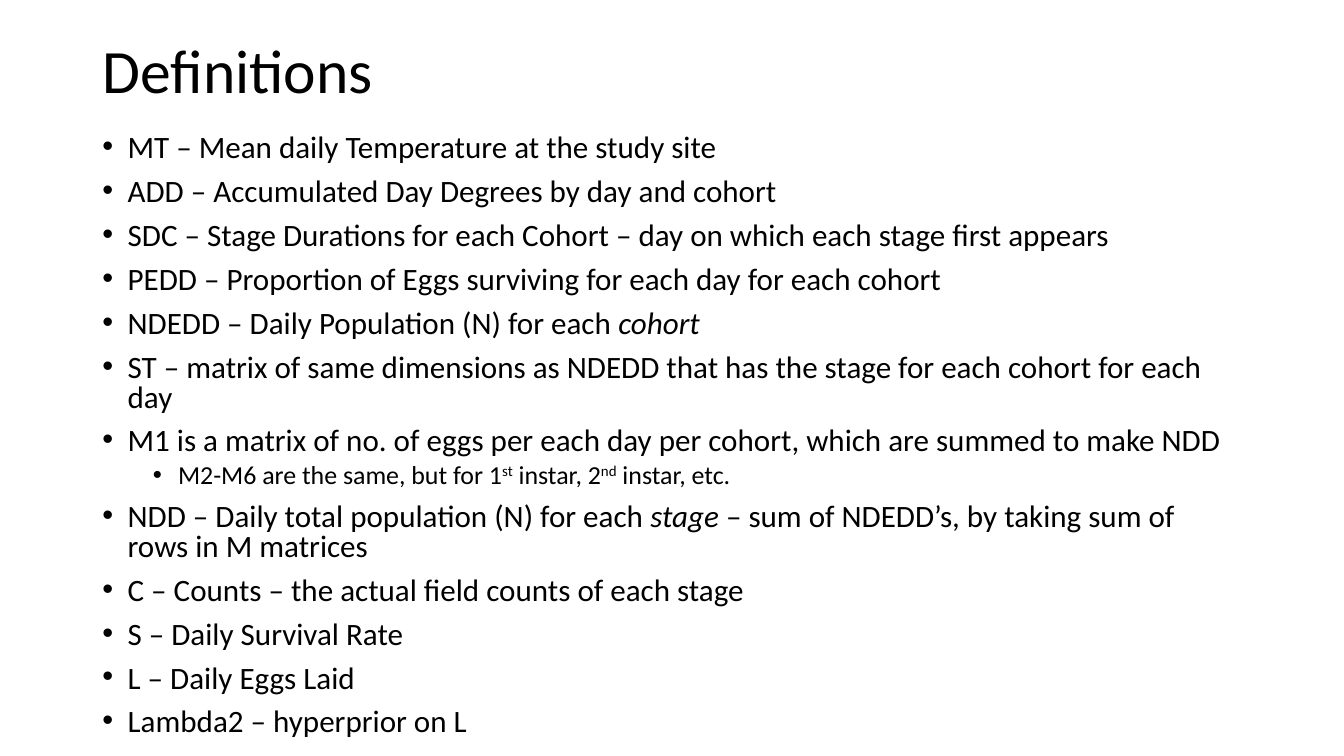
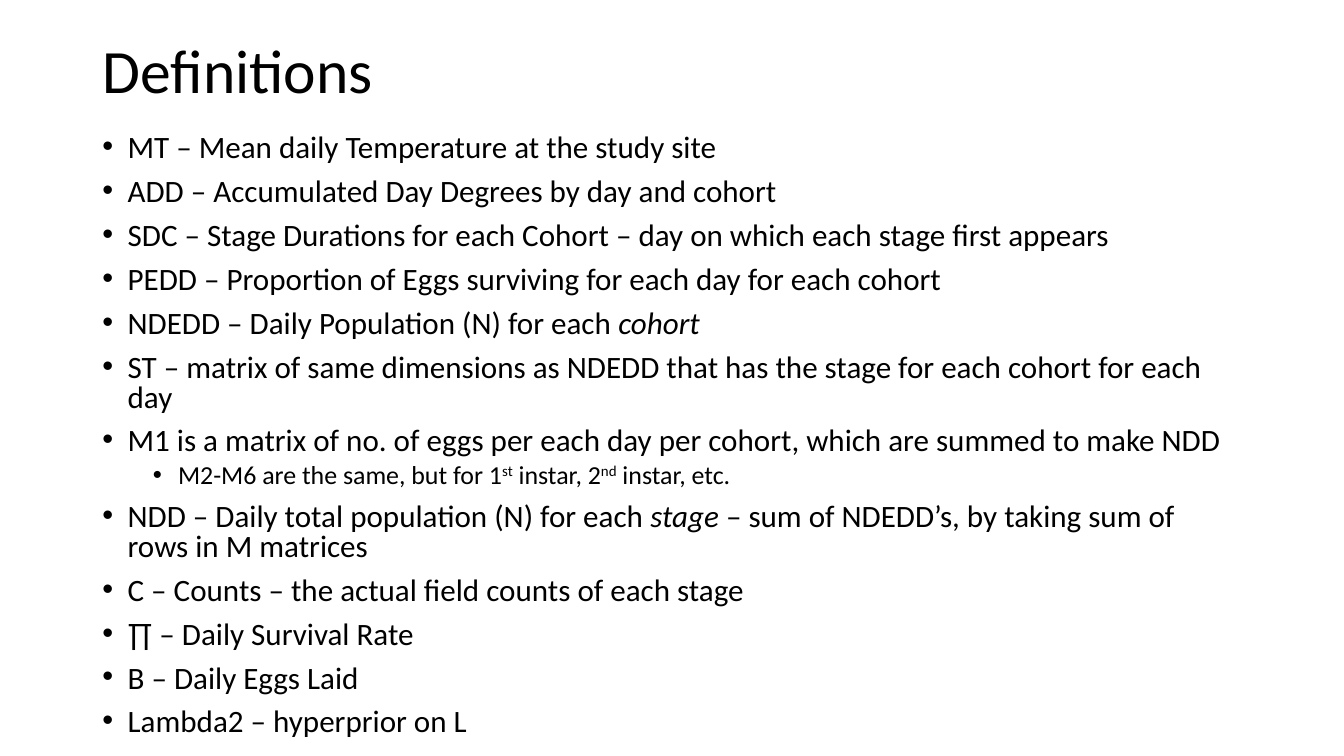
Before and after one commit to tgrant7/arthropod-survival-estimation, a slide deck: slide 2 of Flowchart of Model Objects Simple.pptx. Drawn at 1344x756 pixels with LibreOffice and Linux fonts; fonts in the diff are those of the drawing. Boxes give left, top, right and bottom in pixels: in the first picture for what was removed or moved away, otherwise in the second. Text is boxed around its words. In the diff, an @@ line names an element or a change of style, - is before the commit and + after.

```diff
--- a/Flowchart of Model Objects Simple.pptx
+++ b/Flowchart of Model Objects Simple.pptx
@@ text at (128, 623, 414, 695): text changed @@
-• S – Daily Survival Rate
-• L – Daily Eggs Laid
+• ∏ – Daily Survival Rate
+• B – Daily Eggs Laid
```
